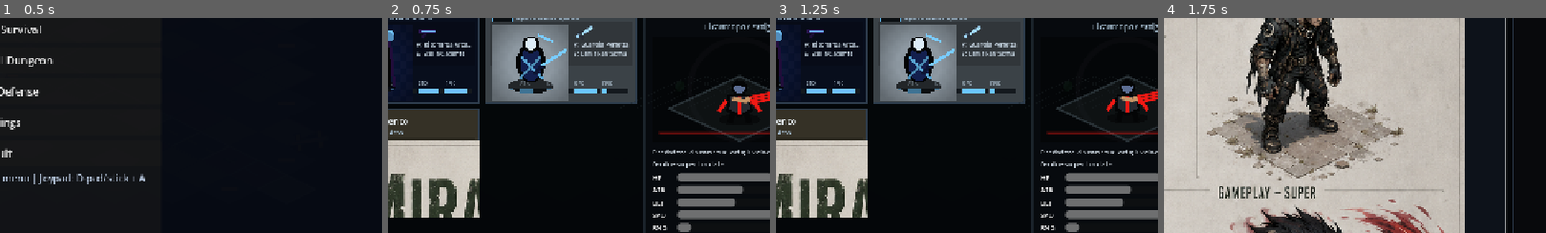
Above: before the commit, frames 1-4 (left to right).
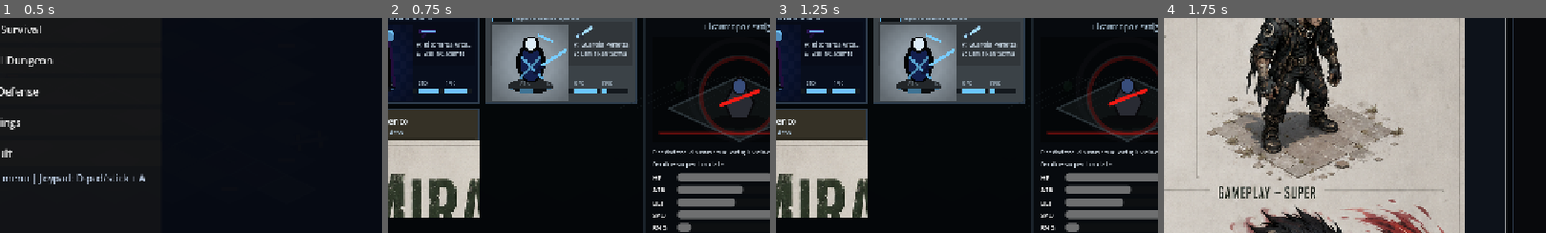
Above: after the commit, the same moments.

Repository: Phos69/GameProject
Game: Godot game, scene res://game/main/main.tscn
The game is run twice, just before and just after one commit, with the same random seed, the same clock (stepped at 60 frames per second) and the same inputs.
Inputs (mouse positions are % of the whole screen's width and height, from its top left):
- Up to frame 1 (0.5 s): no input
- Up to frame 2 (0.75 s): click "Continue" at 0.5 s
- Up to frame 3 (1.25 s): no input
- Up to frame 4 (1.75 s): click (11, 43) at 1.25 s
The pictures show only the part of the screen within x 50-100%, y 36-86%; the shares and areas given below are measured in that part.

Frame 1 is identical in both runs. In frame 2, 1.9% of the frame differs, in the area x 81-100%, y 17-55%; in frame 3, 1.9%; in frame 4, nothing differs.

Commit message:
feat: load character select gameplay previews

Diff:
--- a/game/ui/character_detail_panel.gd
+++ b/game/ui/character_detail_panel.gd
@@ -55,6 +55,11 @@
 	]
 	preview.call("set_profile", current_profile, current_weapon_data)
 	_update_stats()
+
+func has_asset_preview() -> bool:
+	if preview == null or not preview.has_method("has_asset_preview"):
+		return false
+	return bool(preview.call("has_asset_preview"))
 
 func _build_ui() -> void:
 	var margin := MarginContainer.new()
--- a/game/ui/character_gameplay_preview.gd
+++ b/game/ui/character_gameplay_preview.gd
@@ -3,6 +3,9 @@
 
 var character_profile: Dictionary = {}
 var weapon_data: WeaponData
+var gameplay_texture: Texture2D
+var gameplay_texture_path: String = ""
+var gameplay_texture_cache: Dictionary = {}
 var animation_time: float = 0.0
 
 func _ready() -> void:
@@ -18,7 +21,12 @@
 func set_profile(profile: Dictionary, next_weapon_data: WeaponData = null) -> void:
 	character_profile = profile.duplicate(true)
 	weapon_data = next_weapon_data
+	gameplay_texture_path = str(character_profile.get("gameplay_sprite_path", ""))
+	gameplay_texture = _load_gameplay_texture(gameplay_texture_path)
 	queue_redraw()
+
+func has_asset_preview() -> bool:
+	return gameplay_texture != null
 
 func _draw() -> void:
 	var rect := Rect2(Vector2.ZERO, size)
@@ -28,12 +36,74 @@
 	_draw_background(rect, primary, accent)
 	if character_profile.is_empty():
 		return
+	if gameplay_texture != null:
+		_draw_asset_preview(
+			Vector2(size.x * 0.50, size.y * 0.62),
+			minf(size.x / 290.0, size.y / 178.0),
+			primary,
+			accent
+		)
+		return
 	_draw_player_preview(
 		Vector2(size.x * 0.50, size.y * 0.62),
 		minf(size.x / 290.0, size.y / 178.0),
 		primary,
 		secondary,
 		accent
+	)
+
+func _draw_asset_preview(
+	origin: Vector2,
+	scale: float,
+	primary: Color,
+	accent: Color
+) -> void:
+	var bob := sin(animation_time * 2.4) * 2.0
+	var pulse := 1.0 + sin(animation_time * 3.0) * 0.018
+	var target_size := Vector2(118.0, 118.0) * scale * pulse
+	var texture_size := gameplay_texture.get_size()
+	if texture_size.x <= 0.0 or texture_size.y <= 0.0:
+		_draw_player_preview(
+			origin,
+			scale,
+			primary,
+			Color(character_profile.get("palette_secondary", primary.lightened(0.3))),
+			accent
+		)
+		return
+	var aspect := texture_size.x / texture_size.y
+	if aspect >= 1.0:
+		target_size.y = target_size.x / aspect
+	else:
+		target_size.x = target_size.y * aspect
+	var rect := Rect2(
+		origin - Vector2(target_size.x * 0.5, target_size.y * 0.58) + Vector2(0.0, bob),
+		target_size
+	)
+	draw_colored_polygon(
+		_ellipse_points(origin + Vector2(0.0, 33.0), Vector2(48.0, 12.0) * scale, 24),
+		Color(0.0, 0.0, 0.0, 0.42)
+	)
+	draw_arc(
+		origin + Vector2(0.0, -10.0),
+		64.0 * scale,
+		0.0,
+		TAU,
+		40,
+		Color(accent, 0.20),
+		5.0,
+		true
+	)
+	draw_texture_rect(gameplay_texture, rect, false)
+	draw_arc(
+		origin + Vector2(0.0, -10.0),
+		68.0 * scale,
+		0.0,
+		TAU,
+		40,
+		Color(primary.lightened(0.20), 0.22),
+		2.0,
+		true
 	)
 
 func _draw_background(rect: Rect2, primary: Color, accent: Color) -> void:
@@ -220,3 +290,15 @@
 		var angle := TAU * float(index) / float(segments)
 		points.append(center + Vector2(cos(angle) * radius.x, sin(angle) * radius.y))
 	return points
+
+func _load_gameplay_texture(path: String) -> Texture2D:
+	if path.is_empty() or not FileAccess.file_exists(path):
+		return null
+	if gameplay_texture_cache.has(path):
+		return gameplay_texture_cache[path] as Texture2D
+	var image := Image.new()
+	if image.load(path) != OK:
+		return null
+	var texture := ImageTexture.create_from_image(image)
+	gameplay_texture_cache[path] = texture
+	return texture
--- a/tests/character_select_ui_smoke_test.gd
+++ b/tests/character_select_ui_smoke_test.gd
@@ -46,6 +46,11 @@
 		main_menu.focused_character_id == &"ranger",
 		"focusing a card updates the preview profile"
 	)
+	_expect(
+		main_menu.character_detail_panel.has_method("has_asset_preview")
+			and main_menu.character_detail_panel.call("has_asset_preview"),
+		"focused character preview uses gameplay_sprite_path when available"
+	)
 	main_menu._assign_character_to_slot(1, &"ranger")
 	await process_frame
 	_expect(
Not shown, changed: CHANGELOG.md
Not shown, changed: docs/rpg_character_visual_checklist.md
